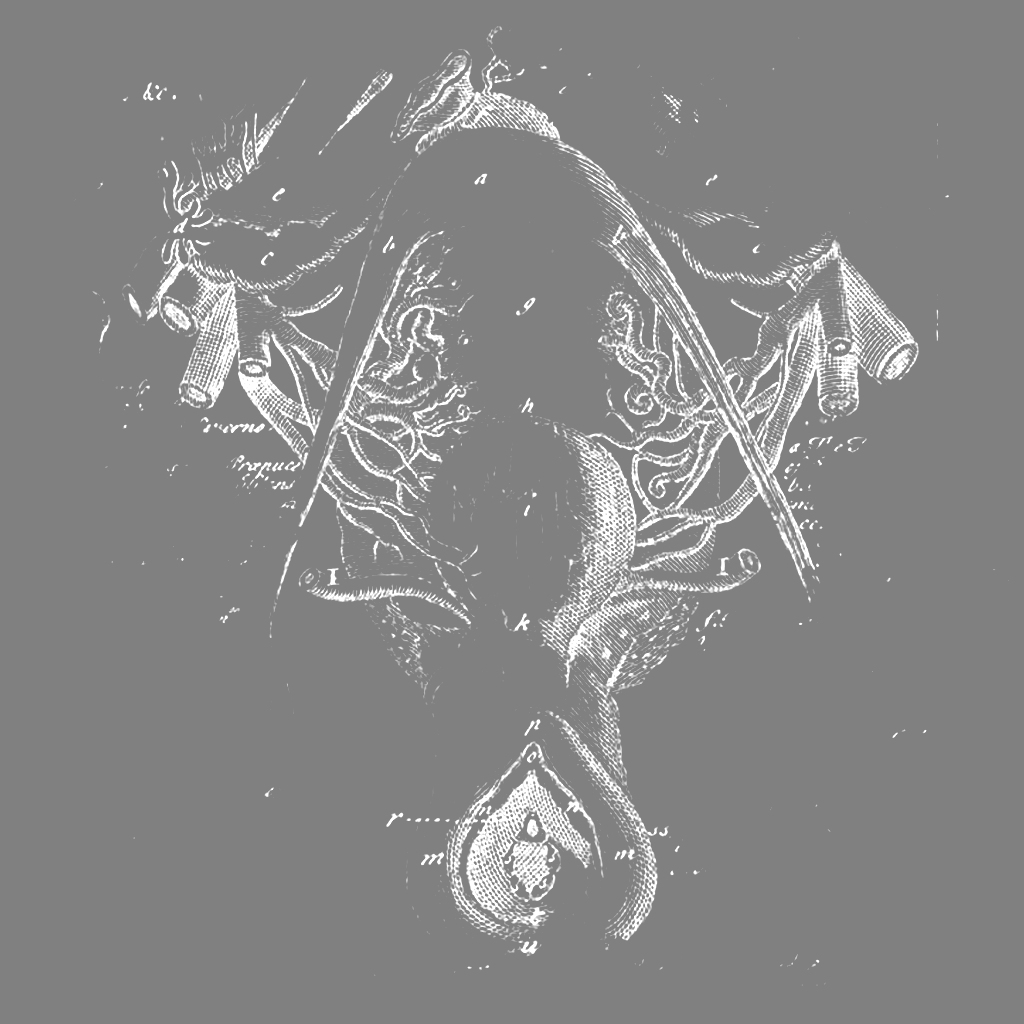
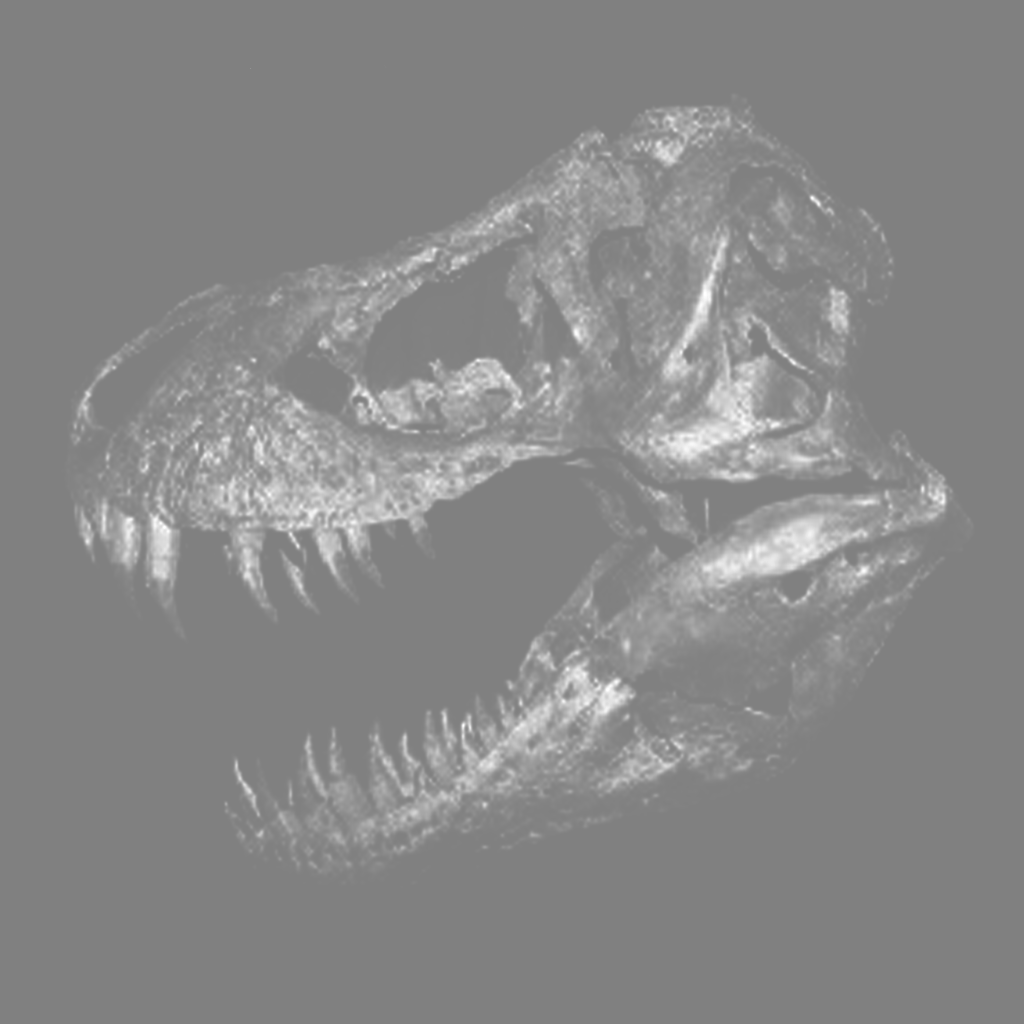
Layered file, before and after one edit (1024x1024). Changes by layer:
painted on "Layer 10" over box(66, 26, 1009, 986)
